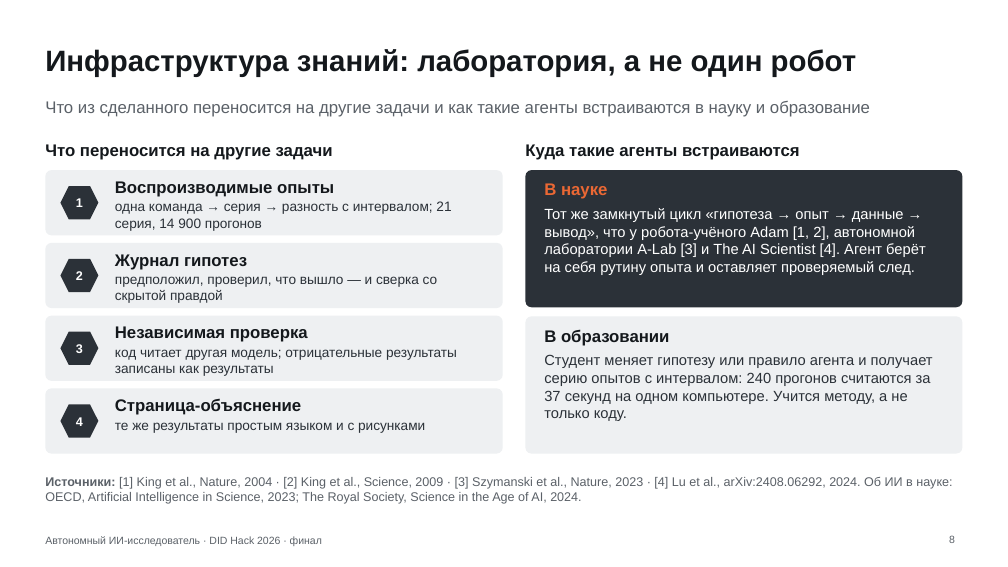
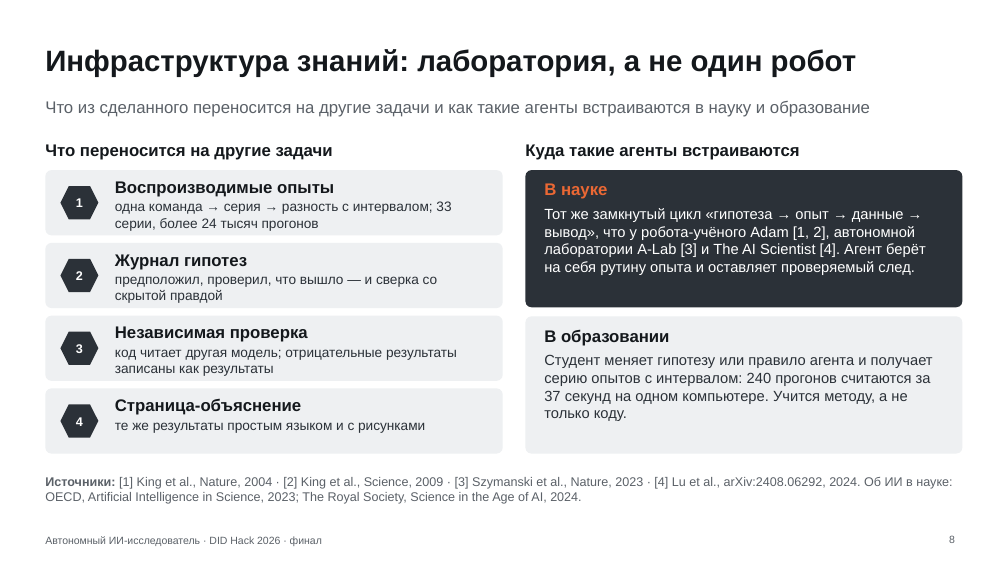
Before and after one commit to Mput13/did-hack, a slide deck: slide 8 of presentation/final.pptx. Drawn at 1008x567 pixels with LibreOffice and Linux fonts; fonts in the diff are those of the drawing. Boxes give left, top, right and bottom in pixels: in the first picture for what was removed or moved away, otherwise in the second. Text is boxed around its words. In the diff, an @@ line names an element or a change of style, - is before the commit and + after.

```diff
--- a/presentation/final.pptx
+++ b/presentation/final.pptx
@@ text at bbox=[115, 201, 451, 231]: text changed @@
-одна команда → серия → разность с интервалом; 21 серия, 14 900 прогонов
+одна команда → серия → разность с интервалом; 33 серии, более 24 тысяч прогонов
```
Also in this commit, not shown: 10 other slides changed, 3 slides added, 2 slides removed, 20 other files.
